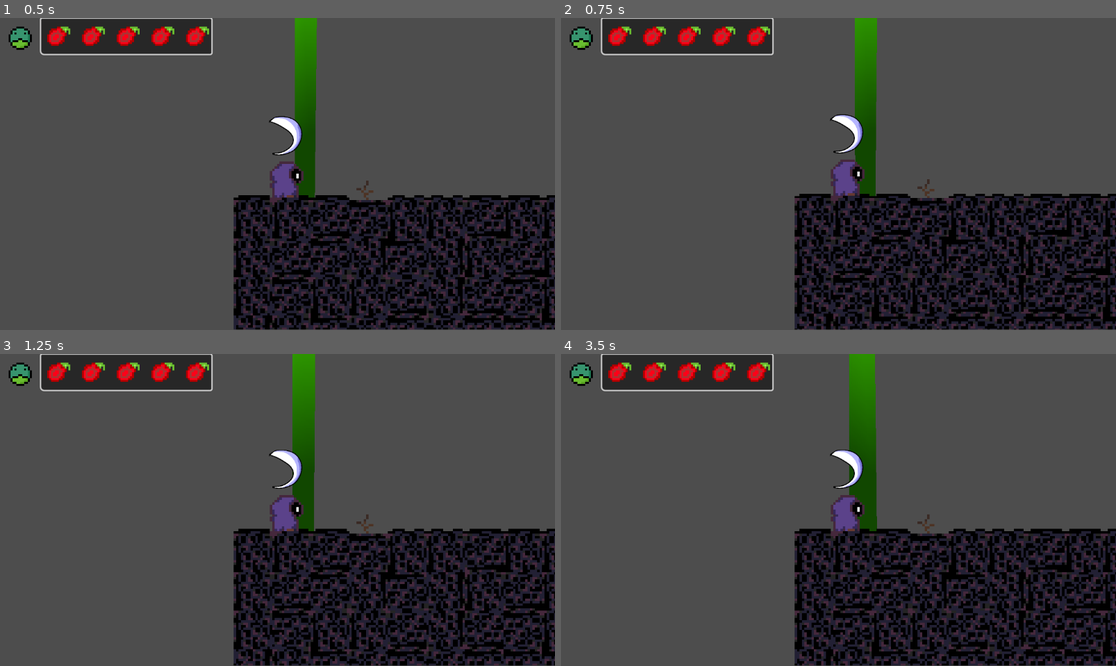
Above: before the commit, frames 1-4 (two rows, left to right).
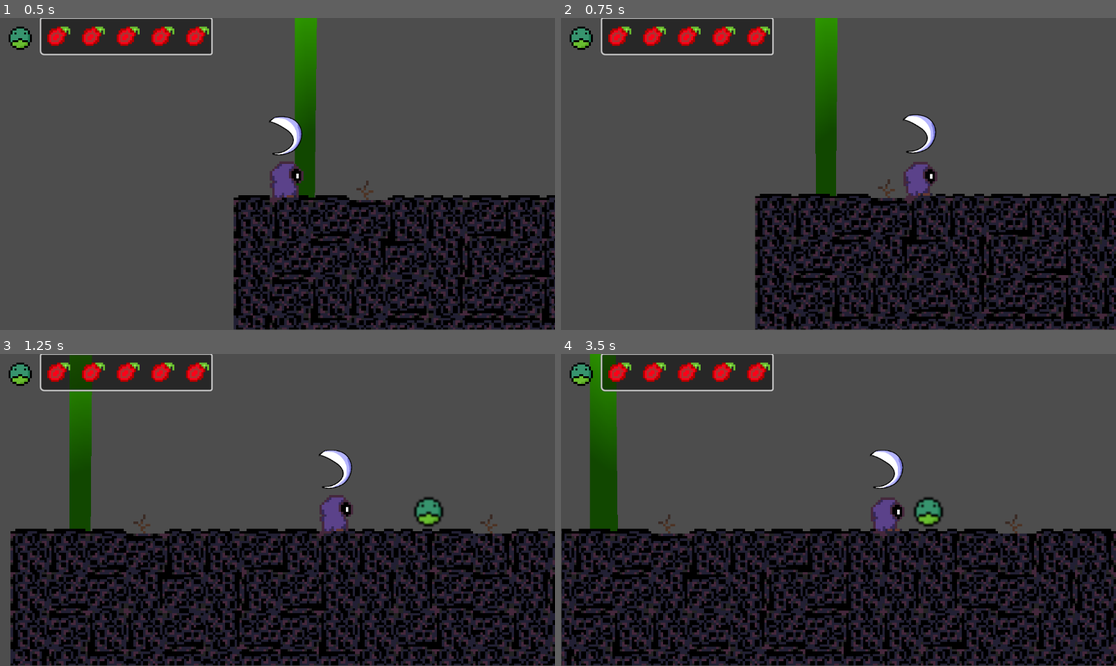
Above: after the commit, the same moments.

Repository: VAAS-Computer-Science-Club/2025-2026
Game: Godot game, scene res://scenes/main.tscn
The game is run twice, just before and just after one commit, with the same random seed, the same clock (stepped at 60 frames per second) and the same inputs.
Inputs:
- Up to frame 1 (0.5 s): no input
- Up to frame 2 (0.75 s): tap Enter (ui_accept) at 0.5 s; hold D (Right) from 0.53 s (still down); tap Shift (Dash) at 0.6 s
- Up to frame 3 (1.25 s): keep holding D (Right); tap Enter (ui_accept) at 0.77 s
- Up to frame 4 (3.5 s): tap Shift (Dash) at 1.35, 2.1, 2.85 s; tap Enter (ui_accept) at 1.52, 3.02 s; release D (Right) at 2.03 s; hold A (Left) 2.03-2.78 s; hold D (Right) from 2.78 s (still down)

Frame 1 is identical in both runs. In frame 2, 21% of the frame differs, in the area x 34-100%, y 0-100%; in frame 3, 38%; in frame 4, 40%, in the area x 0-100%, y 0-100%.

Commit message:
Update main.gd

Diff:
--- a/scripts/player/main.gd
+++ b/scripts/player/main.gd
@@ -69,7 +69,7 @@
 
 	# Get the input direction and handle the movement/deceleration.
 	# As good practice, you should replace UI actions with custom gameplay actions.
-	var direction := Input.get_axis("ui_left", "ui_right")
+	var direction := Input.get_axis("Left", "Right")
 	if (velocity.x == 0):
 		is_dashing = false
 	if direction == 0:
@@ -92,12 +92,12 @@
 				sprite.flip_h = true
 		last_direction = direction
 
-	if direction and can_move and !Input.is_action_just_pressed("dash") and is_dashing == false:
+	if direction and can_move and !Input.is_action_just_pressed("Dash") and is_dashing == false:
 		velocity.x = direction * SPEED
 	else:
-		if (!Input.is_action_just_pressed("dash") and is_dashing == false):
+		if (!Input.is_action_just_pressed("Dash") and is_dashing == false):
 			velocity.x = move_toward(velocity.x, 0, SPEED)
-	if can_dash and Input.is_action_just_pressed("dash"):
+	if can_dash and Input.is_action_just_pressed("Dash"):
 		velocity.x = last_direction * (SPEED * 3)
 		is_dashing = true
 		stop_dash()
